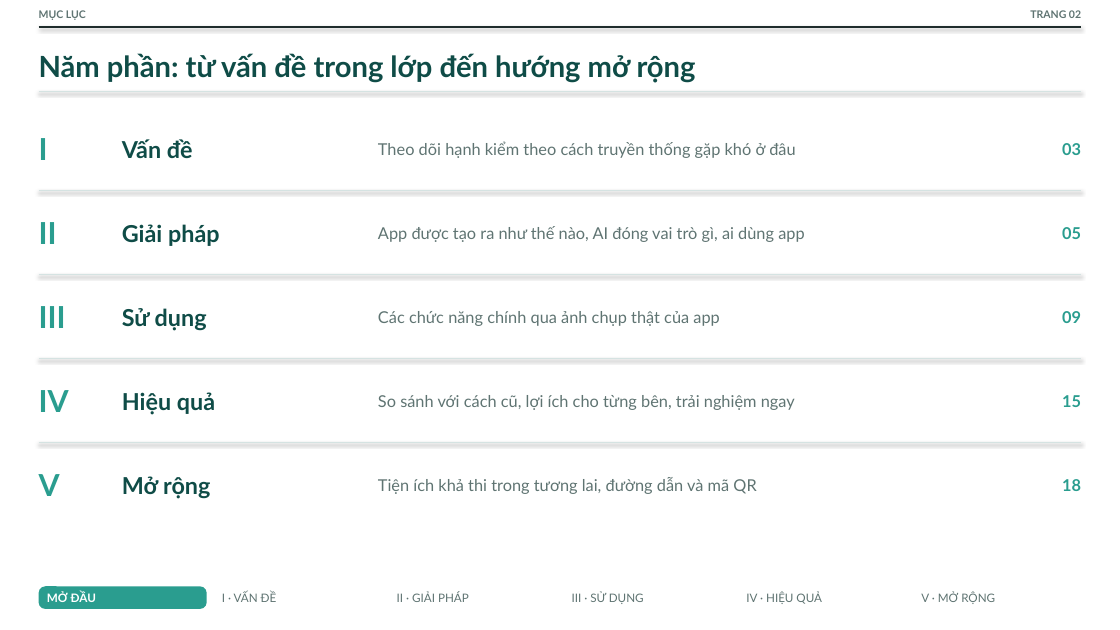
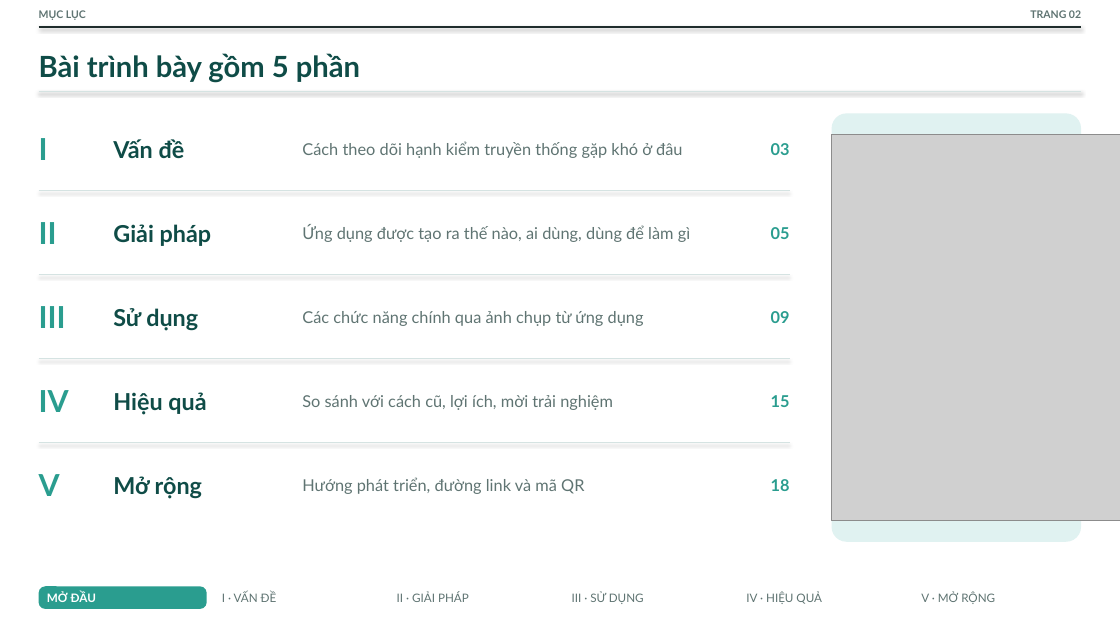
Before and after one commit to THPTYenHoa/Theo-doi-hanh-kiem-11D3-nam-hoc-2026-2027, a slide deck: slide 2 of docs/20261009_BaiDuThi_So_hanh_kiem_11D3.pptx. Drawn at 1120x630 pixels with LibreOffice and Linux fonts; fonts in the diff are those of the drawing; grey boxes stand for pictures. Boxes give left, top, right and bottom in pixels: in the first picture for what was removed or moved away, otherwise in the second. Text is boxed around its words. In the diff, an @@ line names an element or a change of style, - is before the commit and + after.

```diff
--- a/docs/20261009_BaiDuThi_So_hanh_kiem_11D3.pptx
+++ b/docs/20261009_BaiDuThi_So_hanh_kiem_11D3.pptx
@@ text at (x1=39, y1=53, x2=360, y2=82): text changed @@
-Năm phần: từ vấn đề trong lớp đến hướng mở rộng
+Bài trình bày gồm 5 phần
@@ text "Vấn đề" moved from (x1=122, y1=139, x2=193, y2=158) to (x1=113, y1=139, x2=185, y2=158) @@
@@ text "03" moved from (x1=1062, y1=143, x2=1081, y2=155) to (x1=771, y1=143, x2=790, y2=155) @@
@@ rounded rectangle added at (x1=832, y1=113, x2=1081, y2=542), fill #E0F2F1 @@
@@ text at (x1=302, y1=141, x2=682, y2=158): text changed @@
-Theo dõi hạnh kiểm theo cách truyền thống gặp khó ở đâu
+Cách theo dõi hạnh kiểm truyền thống gặp khó ở đâu
@@ picture added at (x1=832, y1=134, x2=1120, y2=521) @@
@@ line moved from (39, 191) - (1081, 191) to (39, 191) - (790, 191) @@
@@ text "Giải pháp" moved from (x1=122, y1=224, x2=220, y2=246) to (x1=113, y1=224, x2=212, y2=246) @@
@@ text "05" moved from (x1=1062, y1=227, x2=1081, y2=239) to (x1=771, y1=227, x2=790, y2=239) @@
@@ text at (x1=302, y1=225, x2=690, y2=242): text changed @@
-App được tạo ra như thế nào, AI đóng vai trò gì, ai dùng app
+Ứng dụng được tạo ra thế nào, ai dùng, dùng để làm gì
@@ line moved from (39, 275) - (1081, 275) to (39, 275) - (790, 275) @@
@@ text "Sử dụng" moved from (x1=122, y1=308, x2=207, y2=331) to (x1=113, y1=308, x2=198, y2=331) @@
@@ text "09" moved from (x1=1062, y1=311, x2=1081, y2=323) to (x1=771, y1=311, x2=790, y2=323) @@
@@ text at (x1=302, y1=311, x2=644, y2=326): text changed @@
-Các chức năng chính qua ảnh chụp thật của app
+Các chức năng chính qua ảnh chụp từ ứng dụng
@@ line moved from (39, 359) - (1081, 359) to (39, 359) - (790, 359) @@
@@ text "Hiệu quả" moved from (x1=122, y1=392, x2=215, y2=415) to (x1=113, y1=392, x2=206, y2=415) @@
@@ text "15" moved from (x1=1062, y1=395, x2=1081, y2=407) to (x1=771, y1=395, x2=790, y2=407) @@
@@ text at (x1=302, y1=395, x2=613, y2=410): text changed @@
-So sánh với cách cũ, lợi ích cho từng bên, trải nghiệm ngay
+So sánh với cách cũ, lợi ích, mời trải nghiệm
@@ line moved from (39, 443) - (1081, 443) to (39, 443) - (790, 443) @@
@@ text "Mở rộng" moved from (x1=122, y1=476, x2=210, y2=499) to (x1=113, y1=476, x2=202, y2=499) @@
@@ text at (x1=302, y1=477, x2=584, y2=494): text changed @@
-Tiện ích khả thi trong tương lai, đường dẫn và mã QR
+Hướng phát triển, đường link và mã QR
@@ text "18" moved from (x1=1062, y1=479, x2=1081, y2=491) to (x1=771, y1=479, x2=790, y2=491) @@
```
Also in this commit, not shown: 18 other slides changed, 1 slide added, 1 slide removed.
